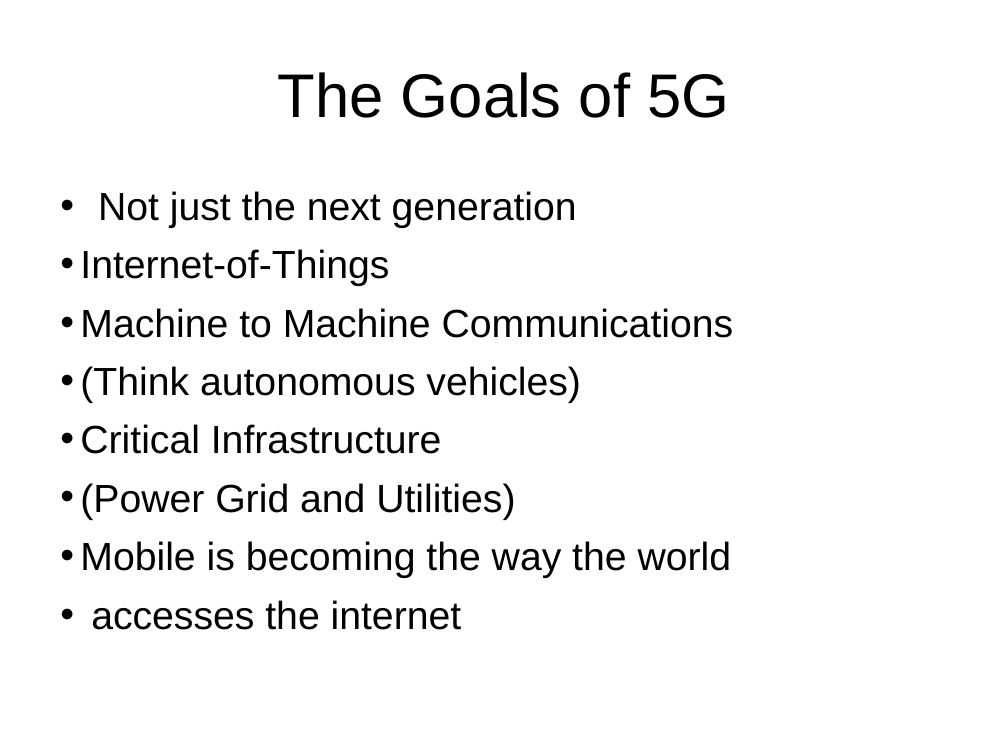
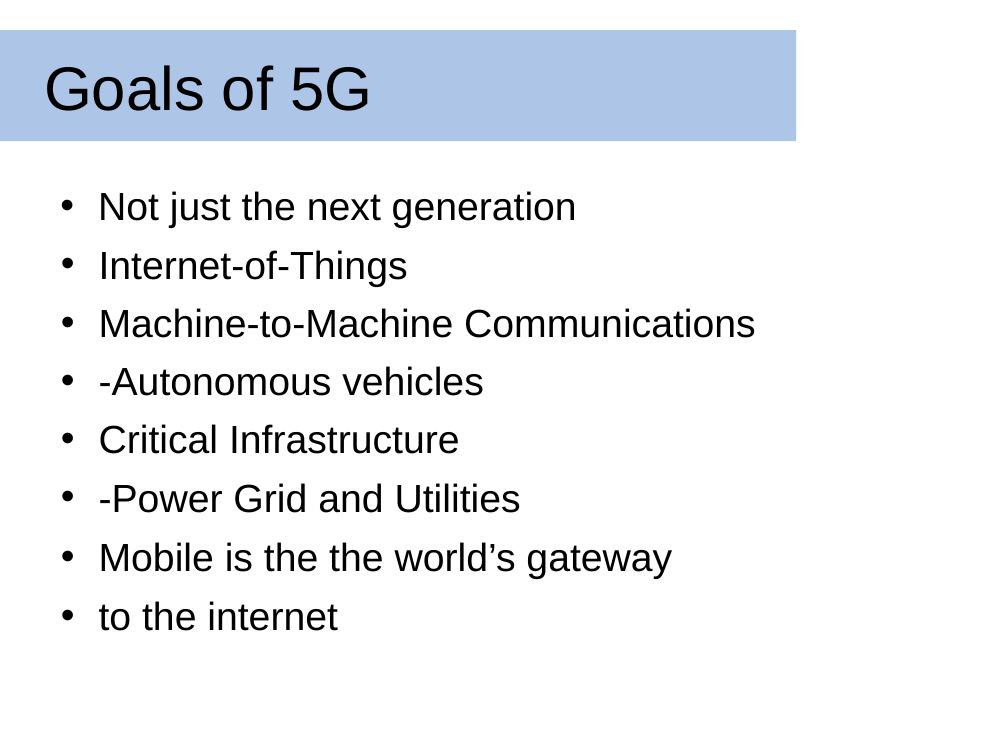
Before and after one commit to dmclayton/5g-security, a slide deck: slide 3 of ppt/5gakaPpt.pptx. Drawn at 1008x756 pixels with LibreOffice and Linux fonts; fonts in the diff are those of the drawing; background and template pictures are left out. Boxes give left, top, right and bottom in pixels: in the first picture for what was removed or moved away, otherwise in the second. Text is boxed around its words. In the diff, an @@ line names an element or a change of style, - is before the commit and + after.

Commit message:
modified power point

```diff
--- a/ppt/5gakaPpt.pptx
+++ b/ppt/5gakaPpt.pptx
@@ rectangle "Goals of 5G": place and size @@
-rectangle "Goals of 5G" at box(278, 72, 729, 118)
+rectangle "Goals of 5G" at box(0, 30, 796, 141)
@@ rectangle "Goals of 5G" at box(0, 30, 796, 141): fill none to #ADC5E7 @@
@@ text in rectangle at box(44, 65, 372, 111): text changed @@
-The Goals of 5G
+Goals of 5G
@@ text at box(99, 250, 460, 454): indent changed @@
@@ text at box(99, 308, 756, 396): text changed @@
-• Machine to Machine Communications
-• (Think autonomous vehicles)
+• Machine-to-Machine Communications
+• -Autonomous vehicles
@@ text at box(99, 483, 672, 631): text changed @@
-• (Power Grid and Utilities)
-• Mobile is becoming the way the world
-• accesses the internet
+• -Power Grid and Utilities
+• Mobile is the the world’s gateway
+• to the internet
```
Also in this commit, not shown: 12 other slides changed.
